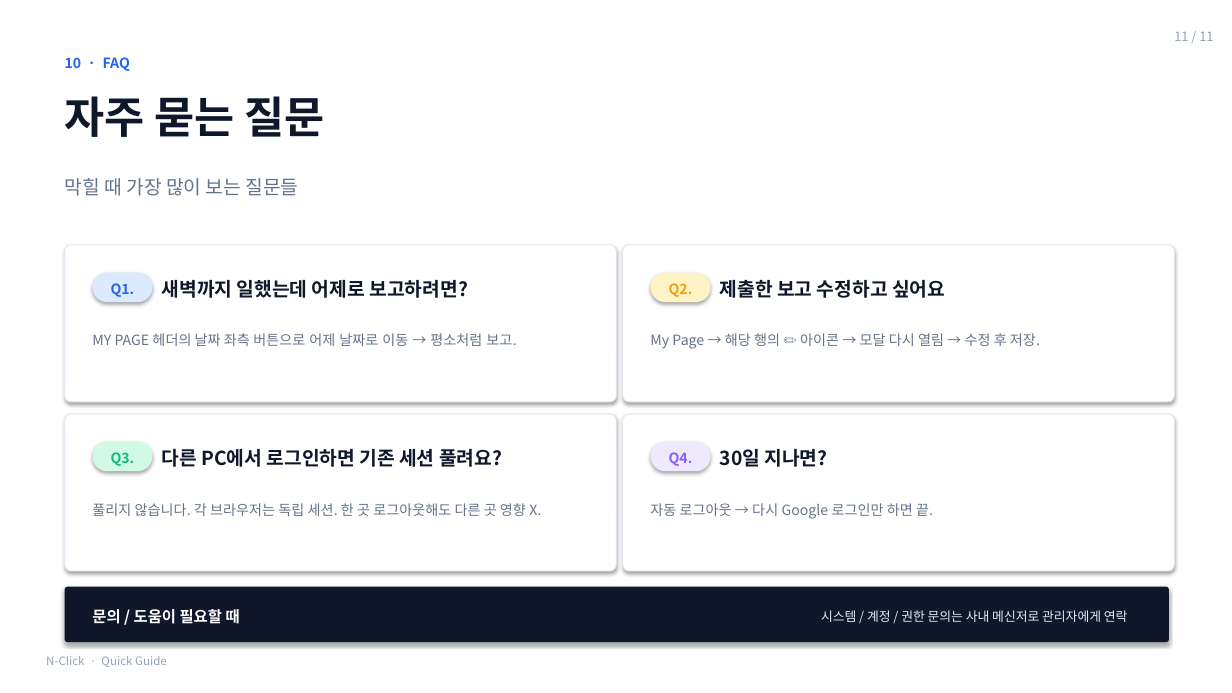
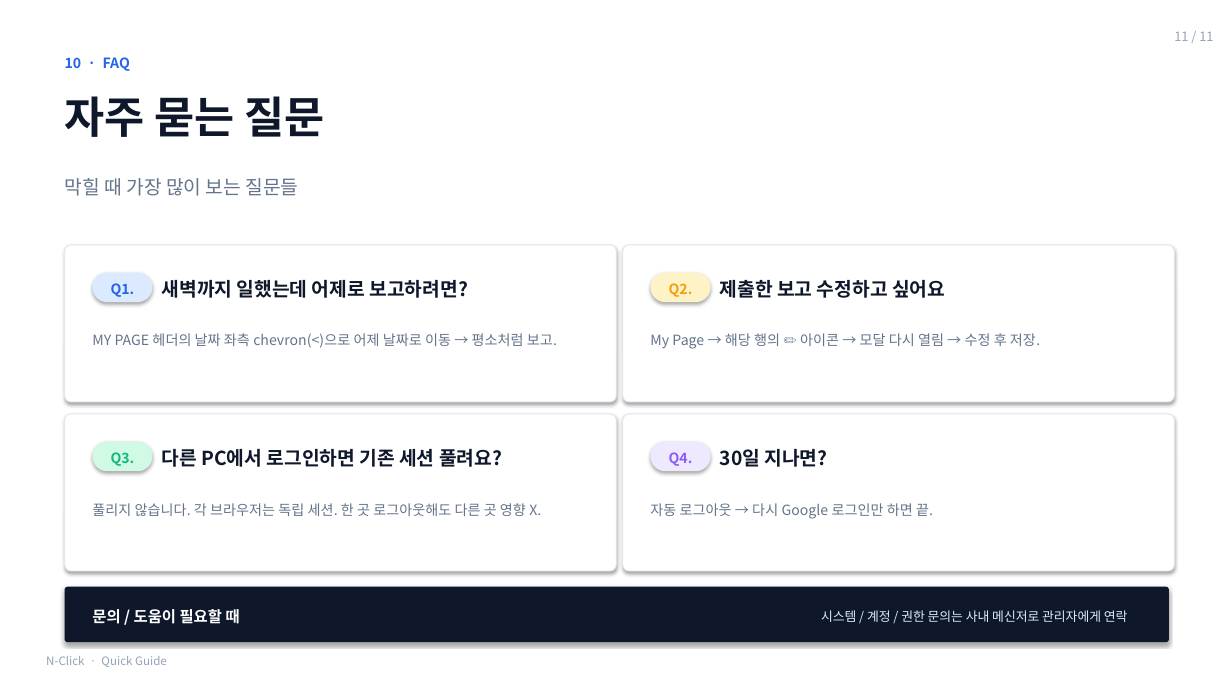
Before and after one commit to CodingJam1203/ewassistant, a slide deck: slide 11 of N-Click_가이드.pptx. Drawn at 1232x693 pixels with LibreOffice and Linux fonts; fonts in the diff are those of the drawing. Boxes give left, top, right and bottom in pixels: in the first picture for what was removed or moved away, otherwise in the second. Text is boxed around its words. In the diff, an @@ line names an element or a change of style, - is before the commit and + after.

```diff
--- a/N-Click_가이드.pptx
+++ b/N-Click_가이드.pptx
@@ text at box(92, 333, 557, 348): text changed @@
-MY PAGE 헤더의 날짜 좌측 버튼으로 어제 날짜로 이동 → 평소처럼 보고.
+MY PAGE 헤더의 날짜 좌측 chevron(<)으로 어제 날짜로 이동 → 평소처럼 보고.
```
Also in this commit, not shown: 3 other slides changed, 10 other files.
